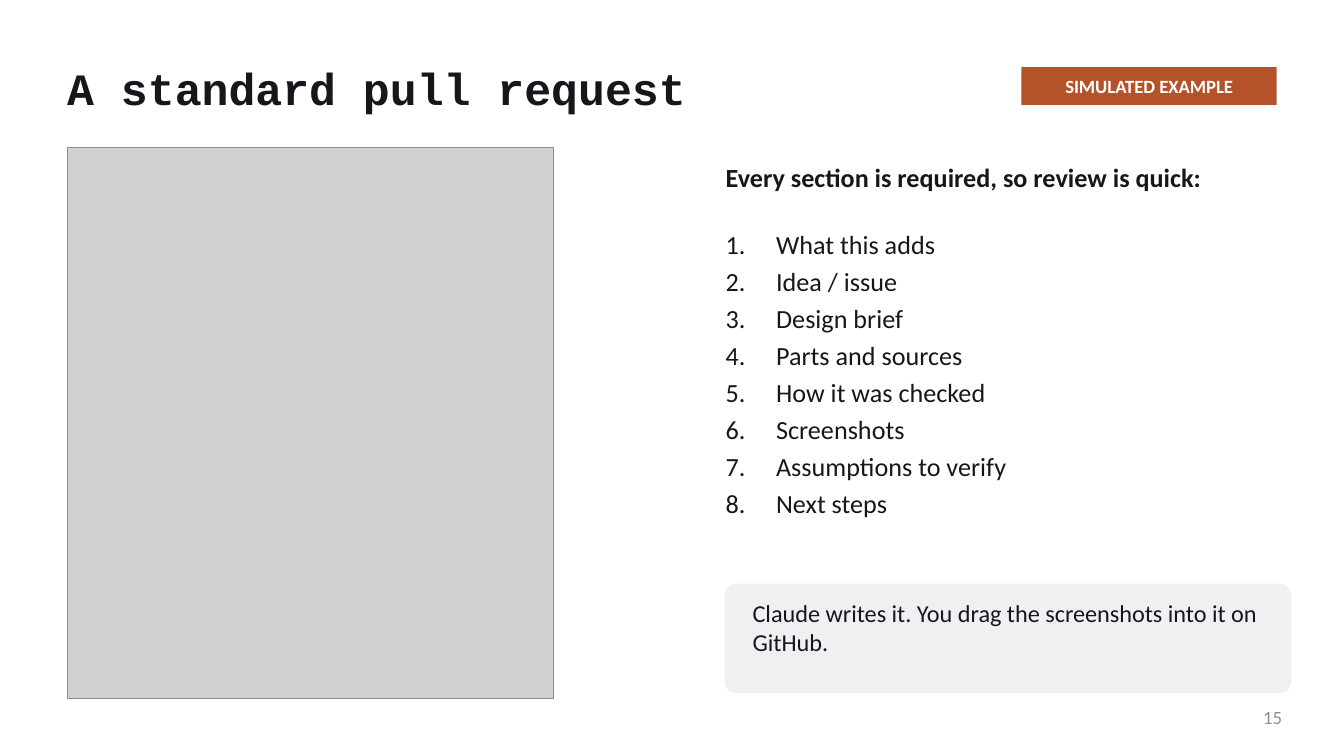
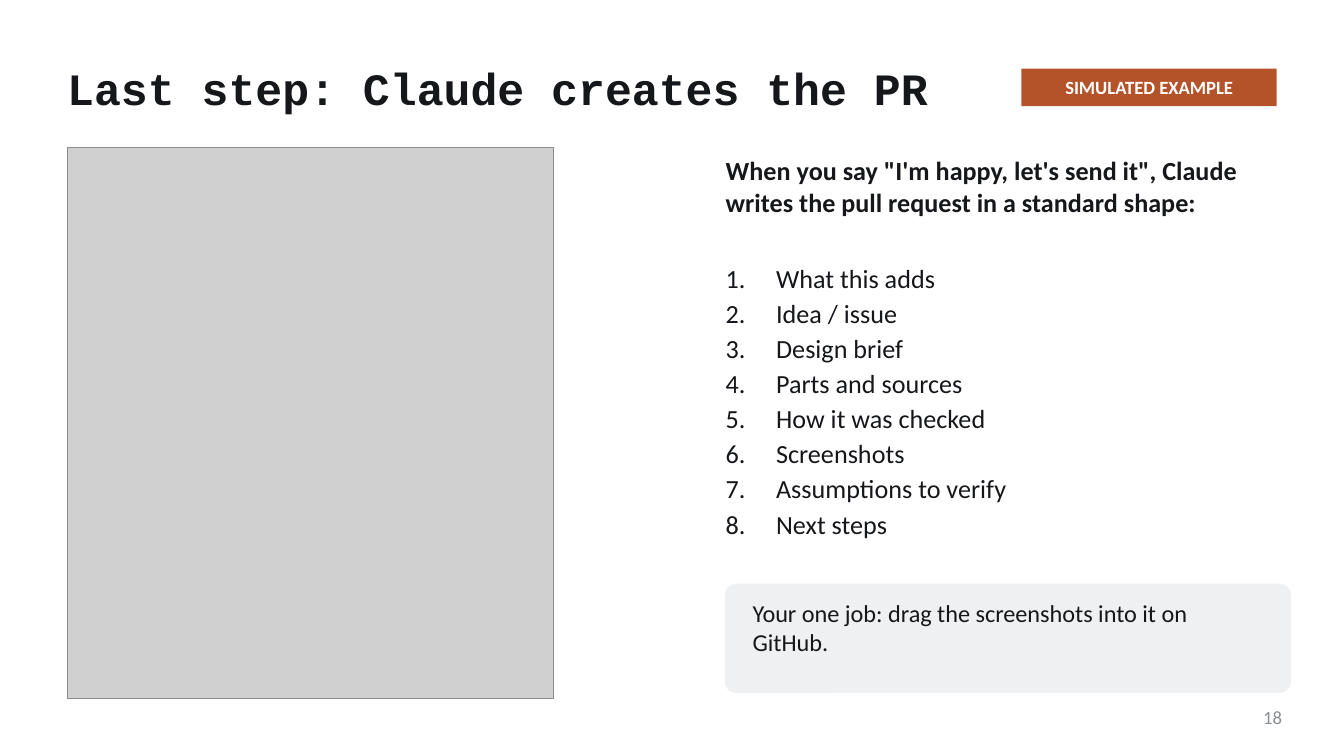
Before and after one commit to mfprado/acrylic-furniture, a slide deck: slide 18 of docs/contributing-guide.pptx (slide 15 before the commit). Drawn at 1344x756 pixels with LibreOffice and Linux fonts; fonts in the diff are those of the drawing; grey boxes stand for pictures. Boxes give left, top, right and bottom in pixels: in the first picture for what was removed or moved away, otherwise in the second. Text is boxed around its words. In the diff, an @@ line names an element or a change of style, - is before the commit and + after.

```diff
--- a/docs/contributing-guide.pptx
+++ b/docs/contributing-guide.pptx
@@ title at (x1=67, y1=73, x2=928, y2=115): text changed @@
-A standard pull request
+Last step: Claude creates the PR
@@ text at (x1=726, y1=161, x2=1236, y2=216): text changed @@
-Every section is required, so review is quick:
+When you say "I'm happy, let's send it", Claude writes the pull request in a standard shape:
@@ text "What this adds" moved from (x1=776, y1=236, x2=1006, y2=518) to (x1=776, y1=270, x2=1006, y2=539) @@
@@ text "What this adds" at (x1=776, y1=270, x2=1006, y2=539): less space between paragraphs @@
@@ text at (x1=753, y1=605, x2=1188, y2=651): text changed @@
-Claude writes it. You drag the screenshots into it on GitHub.
+Your one job: drag the screenshots into it on GitHub.
@@ page number at (x1=1263, y1=711, x2=1282, y2=724): text changed @@
-15
+18
```
Also in this commit, not shown: 8 other slides changed, 8 slides added, 5 slides removed, 3 other files.
